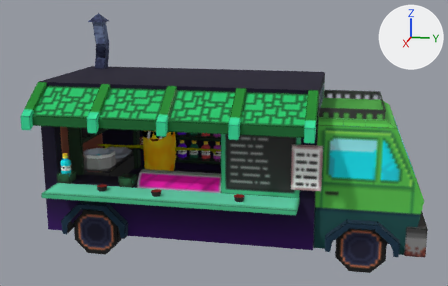
The glTF model assets/scene/Models/Foodtruck.glb, before and after one commit.
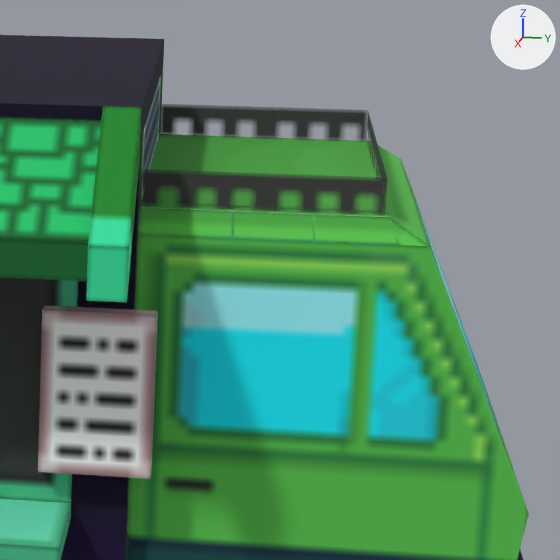
The first picture shows the older version from a camera (50 mm lens) standing at (8.32, 1.72, 3.2) and looking at (0.25, 0.11, 1.19). The close-ups show the older and then the newer version on the part from 63% to 97% of the width and 21% to 75% of the height of that picture. Only the edits that show in the close-ups are written down. Arrows for +X, +Y and +Z are at upper right; the lights stay in place. Where no turn or scale is listed for an object, it has been applied to the vertices.
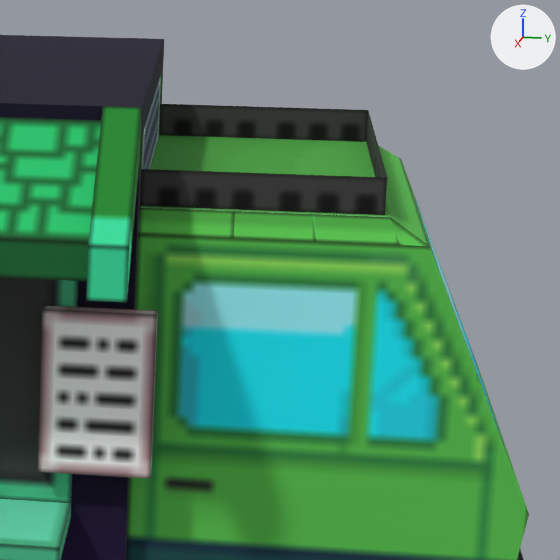
Where the newer file only moved an object's origin or applied its transform, the numbers keep the older frame.

Pixel boxes [x1, y1, x2, y2] of what changed, in the close-ups (560 x 560 px):
```json
{"object": "Object_7", "change": "surface changed", "before": [0, 101, 529, 560], "after": [0, 101, 529, 560]}
```

The change, as JSON lines over the scene's bpy script:
```json
{"op": "set", "path": "mat_material_1.texture", "old": "img_image_1", "new": "img_image_1", "note": "with its transparency -> not seen"}
```
